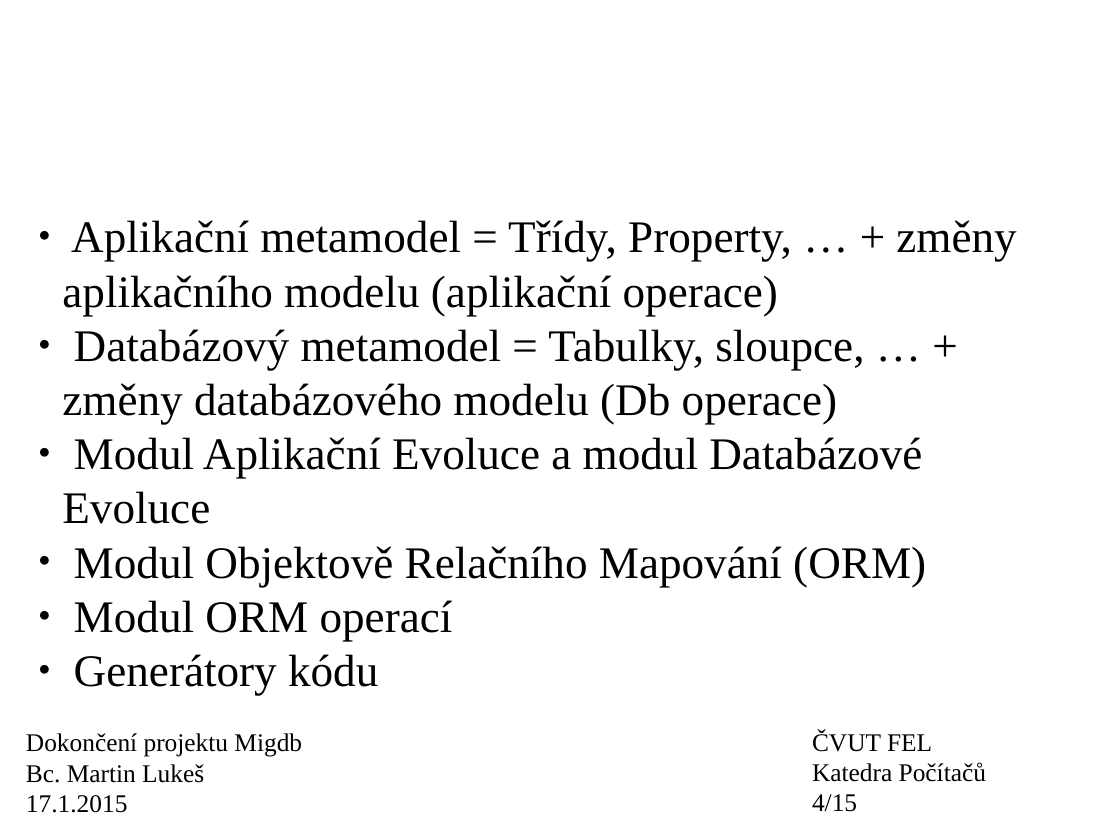
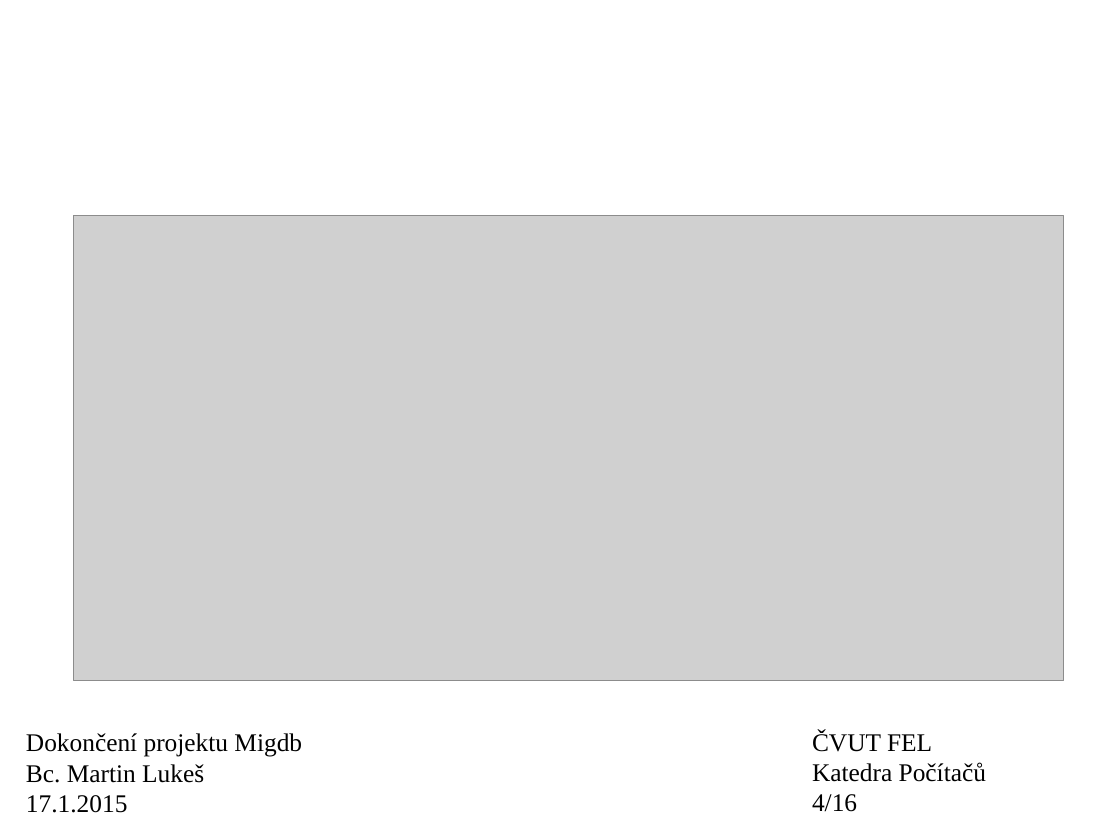
Before and after one commit to wox2/migrace_databaze, a slide deck: slide 4 of diplomka/prezentace.odp. Drawn at 1120x840 pixels with LibreOffice and Linux fonts; fonts in the diff are those of the drawing; grey boxes stand for pictures; background and template pictures are left out. Boxes give left, top, right and bottom in pixels: in the first picture for what was removed or moved away, otherwise in the second. Text is boxed around its words. In the diff, an @@ line names an element or a change of style, - is before the commit and + after.

```diff
--- a/diplomka/prezentace.odp
+++ b/diplomka/prezentace.odp
@@ subtitle removed at (62, 220, 1016, 695) @@
-● Aplikační metamodel = Třídy, Property, … + změny aplikačního modelu (aplikační operace)
-● Databázový metamodel = Tabulky, sloupce, … + změny databázového modelu (Db operace)
-● Modul Aplikační Evoluce a modul Databázové Evoluce
-● Modul Objektově Relačního Mapování (ORM)
-● Modul ORM operací
-● Generátory kódu
@@ picture added at (73, 216, 1064, 681) @@
@@ text at (812, 794, 857, 812): text changed @@
-4/15
+4/16
```
Also in this commit, not shown: 4 other slides changed, 1 slide added, 4 other files.
